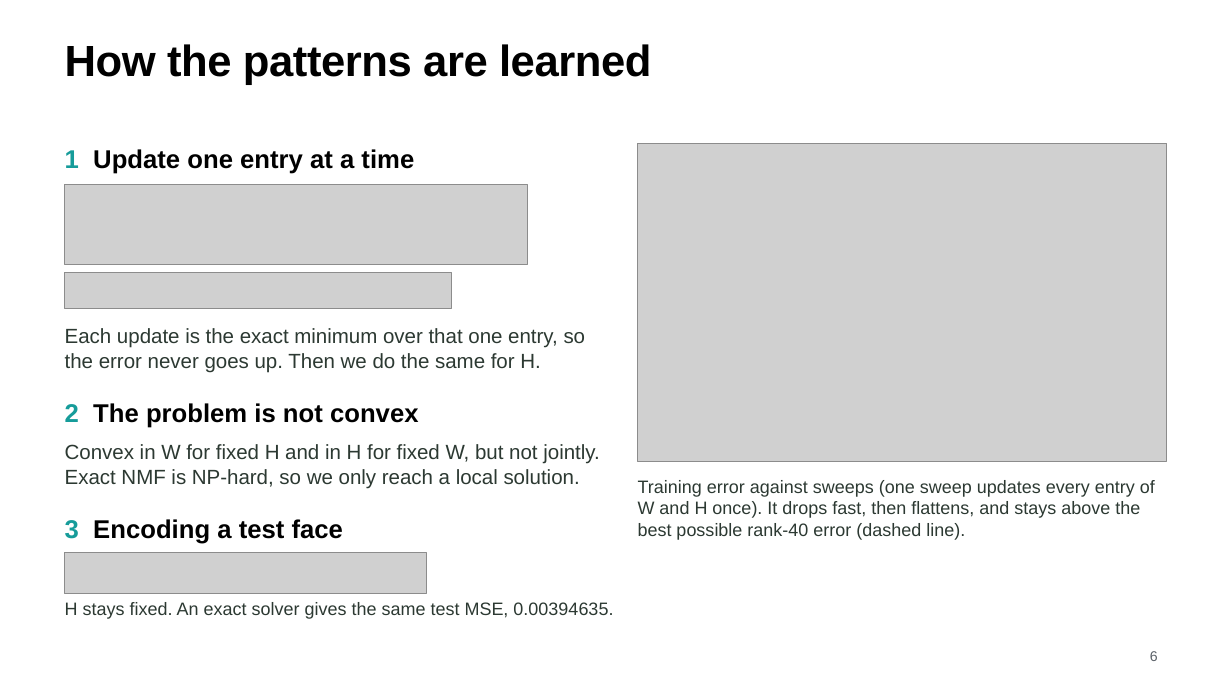
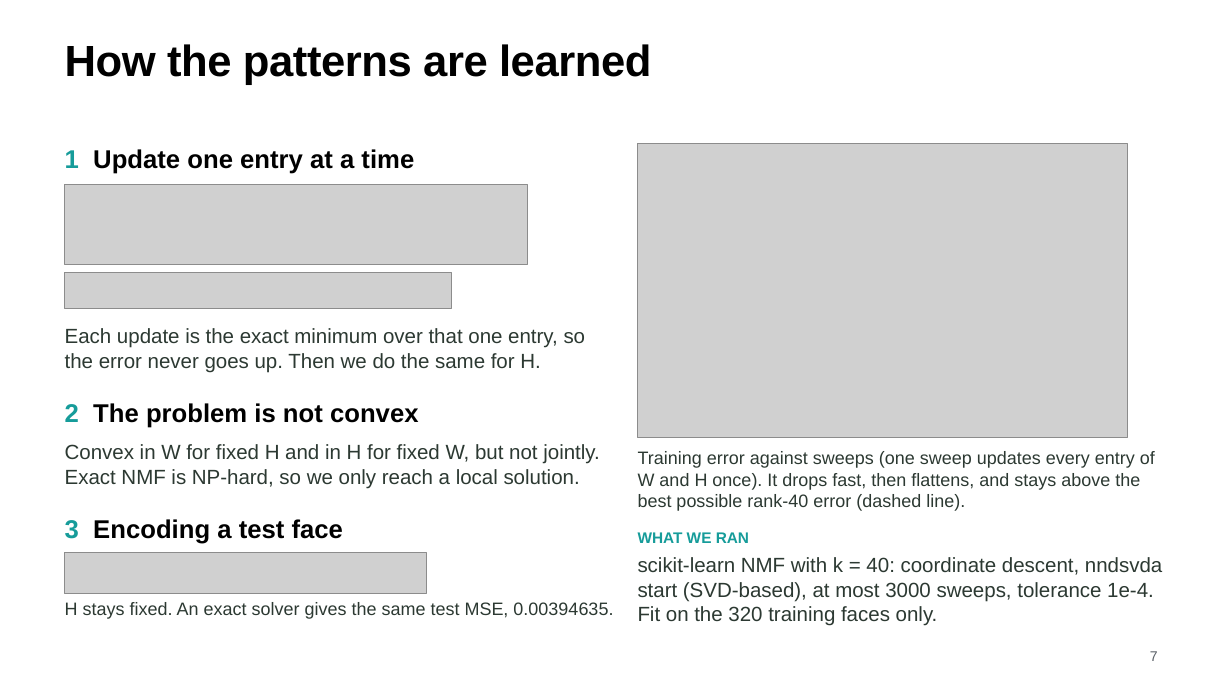
Before and after one commit to MachineWJQ6657/pca-vs-nmf, a slide deck: slide 7 of slides/STOR565_Slides.pptx (slide 6 before the commit). Drawn at 1232x693 pixels with LibreOffice and Linux fonts; fonts in the diff are those of the drawing; grey boxes stand for pictures. Boxes give left, top, right and bottom in pixels: in the first picture for what was removed or moved away, otherwise in the second. Text is boxed around its words. In the diff, an @@ line names an element or a change of style, - is before the commit and + after.

```diff
--- a/slides/STOR565_Slides.pptx
+++ b/slides/STOR565_Slides.pptx
@@ picture: place and size @@
-picture at bbox=[638, 143, 1167, 461]
+picture at bbox=[638, 143, 1128, 437]
@@ text "Training error against sweeps (one ...": place and size @@
-text "Training error against sweeps (one ..." at bbox=[638, 480, 1155, 540]
+text "Training error against sweeps (one ..." at bbox=[638, 451, 1155, 511]
@@ text added at bbox=[638, 532, 749, 543], 12 pt, text #169C9A, bold @@
+WHAT WE RAN
@@ text added at bbox=[638, 557, 1162, 626], 16 pt, text #2C3932 @@
+scikit-learn NMF with k = 40: coordinate descent, nndsvda start (SVD-based), at most 3000 sweeps, tolerance 1e-4. Fit on the 320 training faces only.
@@ page number at bbox=[1150, 651, 1158, 661]: text changed @@
-6
+7
```
Also in this commit, not shown: 1 other slide changed, 1 slide added.
